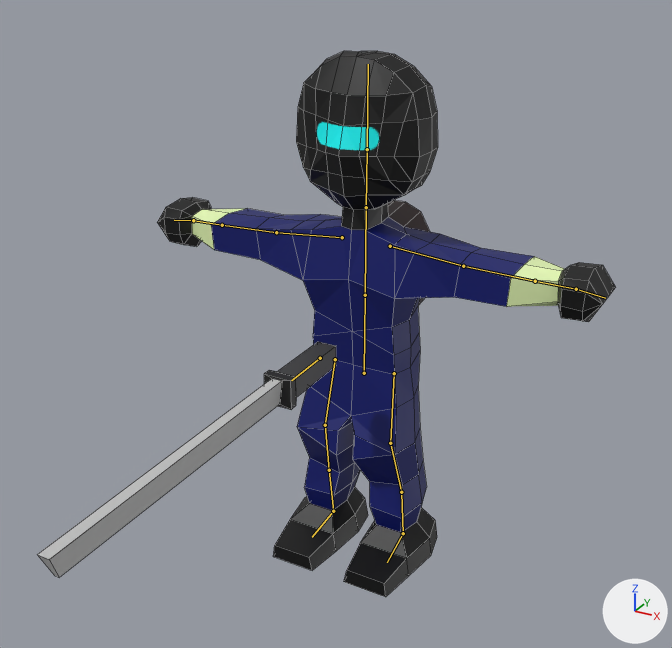
An edit to the Blender file Assets/Models/Ninja.blend, drawn before and after from the same camera.
Rendered twice from a camera (50 mm lens) standing at (2.82, -5.55, 4.61) and looking at (-0.16, -0.15, 1.9). Lighting does not change. The marker at lower right points along +X, +Y and +Z. The bones that bend it are drawn over the model as lines. Mesh edges are drawn as thin lines.

In view in the first picture: 'Sword', 'TheMan'.
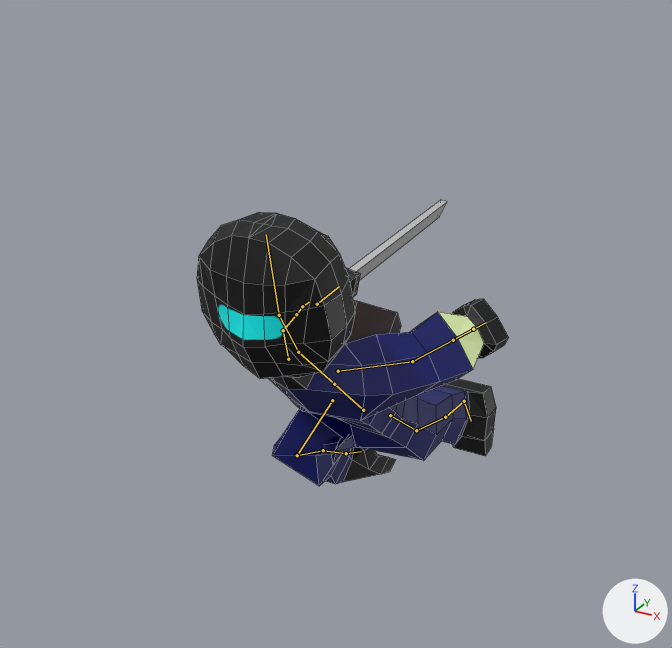
The newer file adds an action. The first version stands in its rest pose; the second is drawn at frame 1 of the action 'Run'.

Location of each change, [x1, y1, x2, y2] in pixels of the pictures (672 x 648 px):
'TheMan', posed (32% narrower, 50% shorter): before [157, 51, 616, 597]; after [197, 212, 509, 486]
'Sword', posed: before [37, 342, 336, 577]; after [346, 200, 447, 297]
bone 'Spine', root to tip: before (364, 373) to (365, 295); after (363, 410) to (334, 384)
bone 'Neck', root to tip: before (366, 207) to (367, 149); after (298, 352) to (279, 315)
bone 'Head', root to tip: before (367, 149) to (368, 64); after (279, 315) to (266, 234)
bone 'UpperArm_L', root to tip: before (390, 246) to (463, 266); after (338, 371) to (412, 361)
bone 'LowerArm_L', root to tip: before (463, 266) to (535, 281); after (412, 361) to (453, 340)
bone 'UpperArm_R', root to tip: before (342, 237) to (276, 232); after (288, 359) to (283, 330)
bone 'LowerArm_R', root to tip: before (276, 232) to (222, 225); after (283, 330) to (296, 314)
bone 'UpperLeg_L', root to tip: before (394, 373) to (390, 443); after (390, 415) to (416, 430)
bone 'Shin_L', root to tip: before (401, 492) to (403, 533); after (445, 417) to (464, 401)
bone 'Foot_L', root to tip: before (403, 533) to (387, 562); after (464, 401) to (471, 421)
bone 'UpperLeg_R', root to tip: before (335, 359) to (325, 425); after (332, 400) to (297, 455)
bone 'LowerLeg_R', root to tip: before (325, 425) to (329, 470); after (297, 455) to (323, 450)
bone 'Foot_R', root to tip: before (333, 511) to (312, 537); after (346, 453) to (361, 451)
bone 'Sword', root to tip: before (320, 358) to (291, 380); after (317, 304) to (339, 286)

The edits, one by one:
Bone 'Spine' (bone_spine) moves from (0.0, 0.0, 0.0) to (0.0, -0.315, 0.0).
Bone 'Spine' (bone_spine) turns from (0, 0, 0) to (47, 0, 0) degrees about its own x, y and z.
Bone 'Neck' (bone_neck) turns from (0, 0, 0) to (-14, 0, 0) degrees about its own x, y and z.
Bone 'Head' (bone_head) turns from (0, 0, 0) to (-21, 0, 0) degrees about its own x, y and z.
Bone 'UpperArm_L' (bone_upperarm_l) turns from (0, 0, 0) to (-30, -12, -33) degrees about its own x, y and z.
Bone 'LowerArm_L' (bone_lowerarm_l) turns from (0, 0, 0) to (-20, -4, -21) degrees about its own x, y and z.
Bone 'UpperArm_R' (bone_upperarm_r) turns from (0, 0, 0) to (-31, 13, 34) degrees about its own x, y and z.
Bone 'LowerArm_R' (bone_lowerarm_r) turns from (0, 0, 0) to (-7, -18, 21) degrees about its own x, y and z.
Bone 'UpperLeg_L' (bone_upperleg_l) turns from (0, 0, 0) to (-15, 1, 0) degrees about its own x, y and z.
Bone 'Shin_L' (bone_shin_l) turns from (0, 0, 0) to (-12, 0, 0) degrees about its own x, y and z.
Bone 'Foot_L' (bone_foot_l) turns from (0, 0, 0) to (-39, 0, -4) degrees about its own x, y and z.
Bone 'UpperLeg_R' (bone_upperleg_r) turns from (0, 0, 0) to (100, 4, 3) degrees about its own x, y and z.
Bone 'LowerLeg_R' (bone_lowerleg_r) turns from (0, 0, 0) to (-103, -5, 5) degrees about its own x, y and z.
Bone 'Foot_R' (bone_foot_r) turns from (0, 0, 0) to (-95, 3, 9) degrees about its own x, y and z.
Bone 'Sword' (bone_sword) moves from (0.0, 0.0, 0.0) to (-0.338, -1.199, -0.657).
Bone 'Sword' (bone_sword) turns from (0, 0, 0) to (-180, 14, 4) degrees about its own x, y and z.
